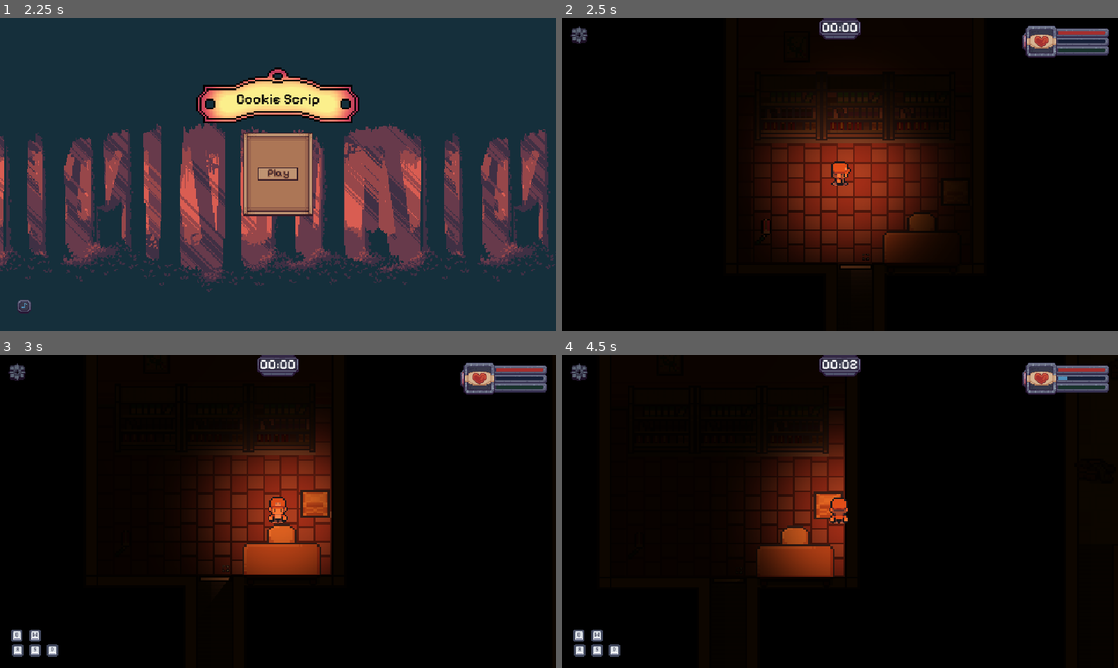
Above: before the commit, frames 1-4 (two rows, left to right).
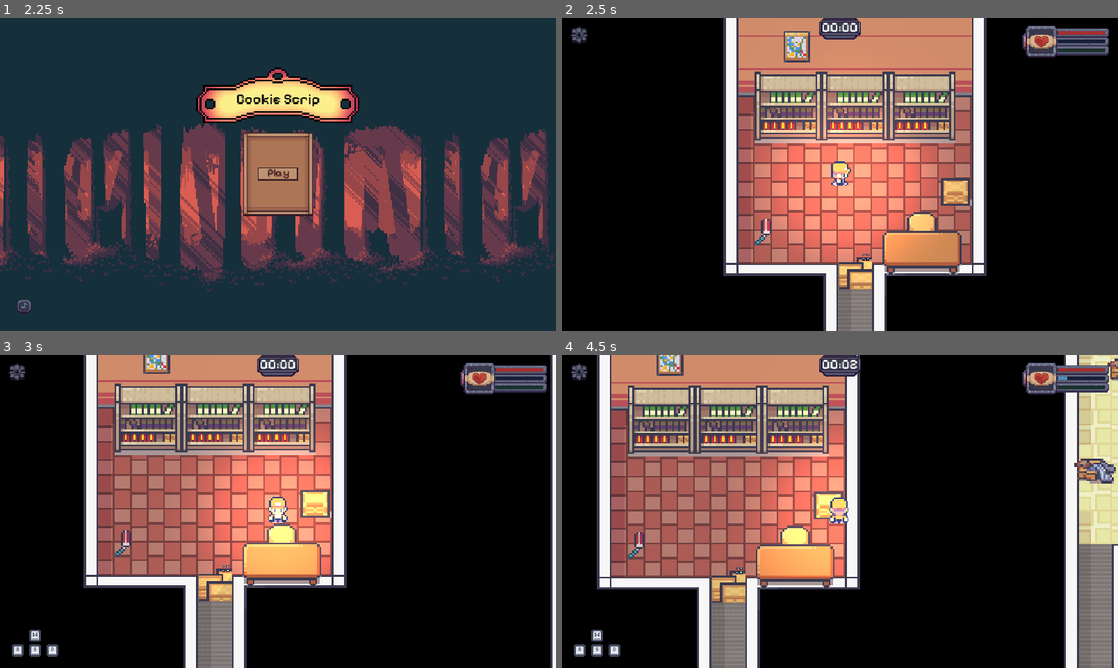
Above: after the commit, the same moments.

Repository: CoollbreackerzSdo/CookieMaximus
Game: Godot game, scene res://resources/godot/scenes/menus/game_main_menu.tscn
Two runs of this game, one before a commit and one after it. Both use one fixed random seed, a clock stepped at 60 frames per second and the inputs below. Sound files missing from this copy of the repository are replaced by a short silence.
Inputs (mouse positions are in pixels of both pictures, inside the frame that each line leads up to):
- Up to frame 1 (2.25 s): click (278, 174) at 0.5 s; click (278, 174) at 1.25 s; move the mouse to (400, 158) at 2.02 s; hold Right (ui_right) from 2.03 s (still down); hold Q (ui_interactive) from 2.03 s (still down); click (400, 158) at 2.17 s
- Up to frame 2 (2.5 s): keep holding Right (ui_right); keep holding Q (ui_interactive)
- Up to frame 3 (3 s): move the mouse to (222, 580) at 2.77 s; release Right (ui_right) at 2.78 s; release Q (ui_interactive) at 2.78 s; hold Down (ui_down) from 2.78 s (still down); tap Q (ui_interactive) at 2.85 s; click (222, 580) at 2.92 s
- Up to frame 4 (4.5 s): move the mouse to (778, 602) at 3.52 s; release Down (ui_down) at 3.53 s; hold Right (ui_right) 3.53-4.28 s; hold Q (ui_interactive) 3.53-4.28 s; click (778, 602) at 3.67 s; move the mouse to (812, 574) at 4.27 s; hold Up (ui_up) from 4.28 s (still down); tap Q (ui_interactive) at 4.35 s; click (812, 574) at 4.42 s

Frame 1 is identical in both runs. In frame 2, 41% of the frame differs, in the area x 29-77%, y 0-100%; in frame 3, 39%; in frame 4, 47%, in the area x 2-100%, y 0-100%.
Error in both runs: Cannot call method 'change_scene_to_file' on a null value. (res://controls/ui/game_main_menu_control.gd:30)

Commit message:
change doors for boxs

Diff:
--- a/controls/entities/cookie_monsters_control.gd
+++ b/controls/entities/cookie_monsters_control.gd
@@ -4,8 +4,9 @@
 
 signal char_collition(damage:int)
 @export var speed: float
-@export var min_distance: float = 5.0
+#@export var min_distance: float = 5.0
 @export var damage: int
+@export var damage_ticks: float
 @export var tps: Array[Marker2D]
 @onready var agent: NavigationAgent2D = $NavigationAgent2D
 @onready var animations: AnimatedSprite2D = $Sprite
@@ -13,16 +14,13 @@
 var player: PlayerControl
 
 func _ready() -> void:
+	$DamageTimer.wait_time = damage_ticks
 	$AgentTimer.start()
 
 func _physics_process(_delta: float) -> void:
 	if is_active == false:
 		return
-	#if search_mode == CookieMonsterState.SearchMode.Navigation && player != null:
 	_agentSearch()
-	#elif search_mode == CookieMonsterState.SearchMode.Weapoint:
-		#_WeapointSearch()
-
 	move_and_slide()
 
 func  _agentSearch() -> void:
@@ -30,22 +28,13 @@
 	velocity = direction * speed
 	animated_move(velocity)
 
-func _on_timer_timeout() -> void:
-	$Timer.stop()
-
 func _on_collition_char_body_entered(body: Node2D) -> void:
 	if body is PlayerControl:
-		#search_mode = CookieMonsterState.SearchMode.Navigation
-		#$Timer.stop()
-		#$PlayerFocus.start()
 		emit_signal("char_collition",damage)
+		$DamageTimer.start()
 
 func _on_agent_timer_timeout() -> void:
 	agent.target_position = player.position
-
-func _on_player_focus_timeout() -> void:
-	#search_mode = CookieMonsterState.SearchMode.Weapoint
-	$AgentTimer.stop()
 
 func animated_move(axis:Vector2) -> void:
 	if axis == Vector2.ZERO:
@@ -74,3 +63,11 @@
 	if axis.x > 0:
 		animations.play("rigth")
 		return
+
+
+func _on_damage_timer_timeout() -> void:
+	emit_signal("char_collition",damage)
+
+
+func _on_collition_char_body_exited(body: Node2D) -> void:
+	$DamageTimer.stop()
--- a/resources/godot/elements/objects/door.tscn
+++ b/resources/godot/elements/objects/door.tscn
@@ -1,16 +1,16 @@
 [gd_scene load_steps=8 format=3 uid="uid://c6f34bctkdesa"]
 
-[ext_resource type="Texture2D" uid="uid://b828h283xgihi" path="res://resources/assets/objects/door_32x16.png" id="1_70hos"]
 [ext_resource type="Script" uid="uid://d0rg6cq5o1h55" path="res://states/elements/door_state.gd" id="1_ismy1"]
-[ext_resource type="Texture2D" uid="uid://cl0ngo1bsa5qn" path="res://resources/assets/objects/door_normal_32x16.png" id="3_b23t1"]
+[ext_resource type="Texture2D" uid="uid://c71sdn4cgke8c" path="res://resources/assets/objects/boxes_32x32.png" id="2_5qfcv"]
+[ext_resource type="Texture2D" uid="uid://me2jye5elney" path="res://resources/assets/objects/boxes_normal_32x32.png" id="3_0i1nl"]
 [ext_resource type="Texture2D" uid="uid://dyj01jyrbjos1" path="res://resources/assets/ui/elements/hosk_cursor_16x16.png" id="4_5qfcv"]
 
-[sub_resource type="CanvasTexture" id="CanvasTexture_5qfcv"]
-diffuse_texture = ExtResource("1_70hos")
-normal_texture = ExtResource("3_b23t1")
+[sub_resource type="CanvasTexture" id="CanvasTexture_cail1"]
+diffuse_texture = ExtResource("2_5qfcv")
+normal_texture = ExtResource("3_0i1nl")
 
 [sub_resource type="RectangleShape2D" id="RectangleShape2D_ismy1"]
-size = Vector2(32, 6)
+size = Vector2(32, 42)
 
 [sub_resource type="RectangleShape2D" id="RectangleShape2D_b23t1"]
 size = Vector2(32, 37.25)
@@ -23,13 +23,13 @@
 [node name="Sprite" type="Sprite2D" parent="."]
 light_mask = 4
 visibility_layer = 4
-texture = SubResource("CanvasTexture_5qfcv")
+texture = SubResource("CanvasTexture_cail1")
 
 [node name="Visible" type="VisibleOnScreenEnabler2D" parent="."]
 rect = Rect2(-45, -33, 91, 53)
 
 [node name="CollisionShape2D" type="CollisionShape2D" parent="."]
-position = Vector2(0, -5)
+position = Vector2(0, 5)
 shape = SubResource("RectangleShape2D_ismy1")
 
 [node name="Top" type="Area2D" parent="."]
@@ -46,7 +46,7 @@
 collision_mask = 2
 
 [node name="CollisionShape2D" type="CollisionShape2D" parent="Botton"]
-position = Vector2(0, 9.375)
+position = Vector2(0, 22)
 shape = SubResource("RectangleShape2D_b23t1")
 
 [node name="Hosk" type="Sprite2D" parent="."]
--- a/resources/godot/scenes/entities/cookie_monsters.tscn
+++ b/resources/godot/scenes/entities/cookie_monsters.tscn
@@ -13,16 +13,15 @@
 [node name="Enemy" type="CharacterBody2D"]
 y_sort_enabled = true
 collision_layer = 4
-collision_mask = 11
+collision_mask = 3
 motion_mode = 1
 wall_min_slide_angle = 0.0
 script = ExtResource("1_wc0hb")
 
 [node name="Sprite" type="AnimatedSprite2D" parent="."]
-light_mask = 32
+light_mask = 1023
 visibility_layer = 32
 position = Vector2(0, 19)
-scale = Vector2(1.5, 1.5)
 sprite_frames = ExtResource("1_t0rnh")
 animation = &"rigth"
 offset = Vector2(0, -19)
@@ -39,9 +38,8 @@
 position = Vector2(-1, 6)
 shape = SubResource("CapsuleShape2D_wc0hb")
 
-[node name="Timer" type="Timer" parent="."]
+[node name="DamageTimer" type="Timer" parent="."]
 wait_time = 2.0
-one_shot = true
 
 [node name="NavigationAgent2D" type="NavigationAgent2D" parent="."]
 path_desired_distance = 30.0
@@ -51,11 +49,7 @@
 [node name="AgentTimer" type="Timer" parent="."]
 wait_time = 0.3
 
-[node name="PlayerFocus" type="Timer" parent="."]
-wait_time = 2.0
-one_shot = true
-
 [connection signal="body_entered" from="CollitionChar" to="." method="_on_collition_char_body_entered"]
-[connection signal="timeout" from="Timer" to="." method="_on_timer_timeout"]
+[connection signal="body_exited" from="CollitionChar" to="." method="_on_collition_char_body_exited"]
+[connection signal="timeout" from="DamageTimer" to="." method="_on_damage_timer_timeout"]
 [connection signal="timeout" from="AgentTimer" to="." method="_on_agent_timer_timeout"]
-[connection signal="timeout" from="PlayerFocus" to="." method="_on_player_focus_timeout"]
--- a/resources/godot/scenes/levels/hause.tscn
+++ b/resources/godot/scenes/levels/hause.tscn
@@ -366,6 +366,7 @@
 script = ExtResource("1_sexe6")
 
 [node name="CanvasModulate" type="CanvasModulate" parent="."]
+visible = false
 color = Color(0.05356484, 0.028237948, 0, 1)
 
 [node name="Tilemap" type="Node2D" parent="."]
@@ -545,7 +546,8 @@
 position = Vector2(1448, 625)
 speed = 120.0
 damage = 10
-tps = [NodePath("../TP POINS/Marker2D"), NodePath("../TP POINS/Marker2D5"), NodePath("../TP POINS/Marker2D3"), NodePath("../TP POINS/Marker2D4")]
+damage_ticks = 1.0
+tps = [NodePath("../TP POINS/Marker2D"), NodePath("../TP POINS/Marker2D4"), NodePath("../TP POINS/Marker2D3"), NodePath("../TP POINS/Marker2D5")]
 
 [node name="CharOldCursor" parent="." instance=ExtResource("16_sndj3")]
 light_mask = 128
--- a/states/elements/door_state.gd
+++ b/states/elements/door_state.gd
@@ -21,7 +21,7 @@
 		body_tool_level = body.crash_old_level
 
 func _input(event: InputEvent) -> void:
-	if body_tool_level >= tool_requeriment_levet && is_maouse_entered && is_body_entered && event is InputEventMouseButton:
+	if body_tool_level >= tool_requeriment_levet && is_body_entered:
 		emit_signal("mause_exited")
 		queue_free()
 
--- a/states/elements/key_input_state.gd
+++ b/states/elements/key_input_state.gd
@@ -14,8 +14,8 @@
 var key_left_normal_texture: Texture2D = load("res://resources/assets/ui/elements/keys/a_hover_13x14.png")
 var key_left_normal_hover_texture: Texture2D = load("res://resources/assets/ui/elements/keys/a_13x14.png")
 
-var key_interactivity_normal_texture: Texture2D = load("res://resources/assets/ui/elements/keys/q_hover_13x14.png")
-var key_interactivity_normal_hover_texture: Texture2D = load("res://resources/assets/ui/elements/keys/q_14x14.png")
+#var key_interactivity_normal_texture: Texture2D = load("res://resources/assets/ui/elements/keys/q_hover_13x14.png")
+#var key_interactivity_normal_hover_texture: Texture2D = load("res://resources/assets/ui/elements/keys/q_14x14.png")
 
 @onready var w_key_sprite: Sprite2D = $W
 @onready var s_key_sprite: Sprite2D = $S
@@ -36,6 +36,6 @@
 	if event.is_action_pressed("ui_left"):
 		a_key_sprite.texture = key_left_normal_texture
 	else: a_key_sprite.texture = key_left_normal_hover_texture
-	if event.is_action_pressed("ui_interactive"):
-		q_key_sprite.texture = key_interactivity_normal_texture
-	else: q_key_sprite.texture = key_interactivity_normal_hover_texture
+	#if event.is_action_pressed("ui_interactive"):
+		#q_key_sprite.texture = key_interactivity_normal_texture
+	#else: q_key_sprite.texture = key_interactivity_normal_hover_texture
Not shown, changed: export_presets.cfg
Binary file added: resources/assets/objects/boxes_32x32.png
Not shown, added: resources/assets/objects/boxes_32x32.png.import
Binary file added: resources/assets/objects/boxes_normal_32x32.png
Not shown, added: resources/assets/objects/boxes_normal_32x32.png.import
